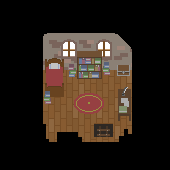
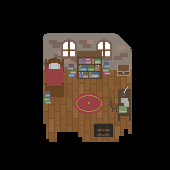
Comparing the layer stacks of the two 170x170 images. Changes:
added layer "chair" above "room" over [110, 97, 118, 112]
